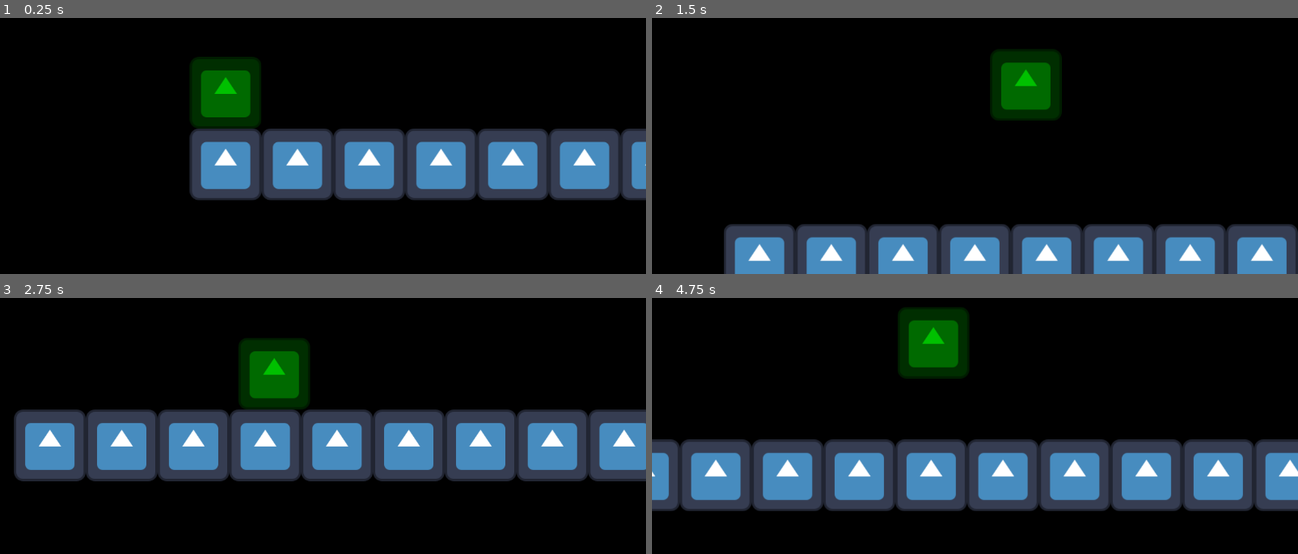
Above: before the commit, frames 1-4 (two rows, left to right).
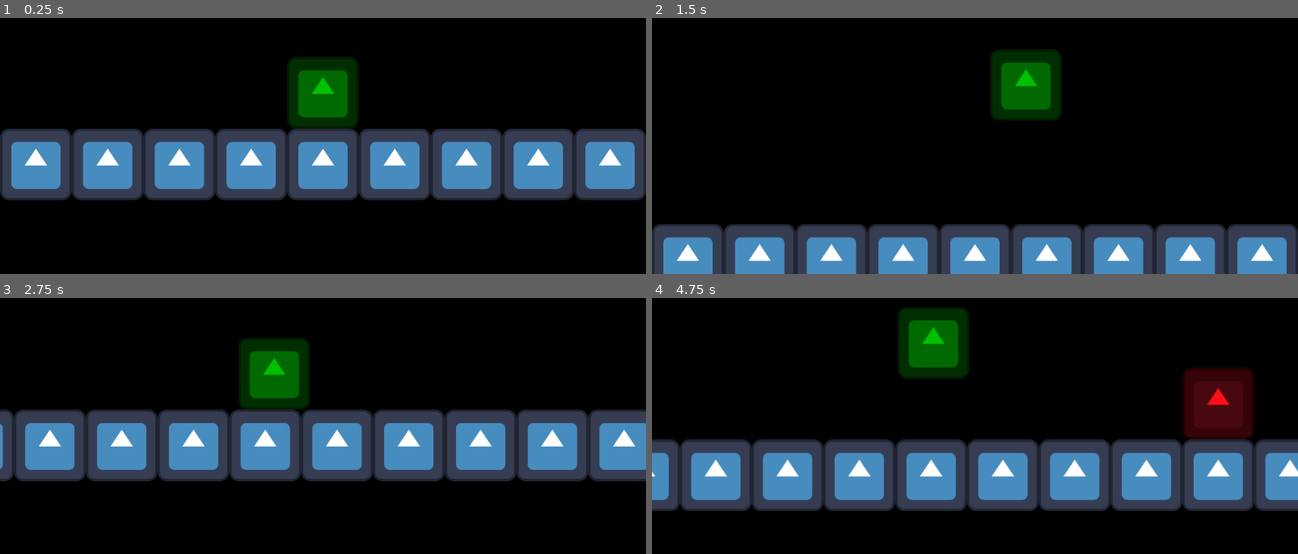
Above: after the commit, the same moments.

Repository: DdeHoog/bit-crab-beat
Game: Godot game, scene res://Main.tscn
Same seed, same stepped clock (60 frames per second), same inputs: the game is played once before the commit and once after it. The engine's default icon, where the game draws it, is replaced by a stand-in: a white triangle on a blue panel in a dark square.
Inputs:
- Up to frame 1 (0.25 s): no input
- Up to frame 2 (1.5 s): hold D (Right) from 0.53 s (still down); tap Space (Jump) at 0.77 s
- Up to frame 3 (2.75 s): tap Space (Jump) at 1.52 s; release D (Right) at 2.03 s; hold A (Left) from 2.03 s (still down)
- Up to frame 4 (4.75 s): release A (Left) at 2.78 s; hold D (Right) 2.78-4.28 s; tap Space (Jump) at 3.02, 3.77, 4.52 s; hold A (Left) from 4.28 s (still down)

The runs differ from the first frame. In frame 1, 25% of the frame differs, in the area x 0-100%, y 15-72%; in frame 2, 2.2%; in frame 3, 0.6%; in frame 4, 3.1%.

Commit message:
Removed redundant funcs

Diff:
--- a/Main.tscn
+++ b/Main.tscn
@@ -33,9 +33,6 @@
 [node name="Player" parent="." instance=ExtResource("2_r0du0")]
 position = Vector2(64, 0)
 
-[node name="StartPosition" type="Marker2D" parent="."]
-position = Vector2(-576, 0)
-
 [node name="Enemies" type="Node2D" parent="."]
 position = Vector2(3144, 120)
 
--- a/Player.gd
+++ b/Player.gd
@@ -15,10 +15,6 @@
 	screen_size = get_viewport_rect().size
 	#hide()#hides player on gamestart
 
-func start(pos):
-	position = pos
-	show()
-	$PlayerHitBox.disabled = false
 
 func _physics_process(delta: float) -> void:
 	# Add the gravity.
--- a/main.gd
+++ b/main.gd
@@ -4,7 +4,7 @@
 
 # Called when the node enters the scene tree for the first time.
 func _ready() -> void:
-	$Player.start($StartPosition.position)#Set player at startpos marker
+	pass
 	#new_game()
 
 
